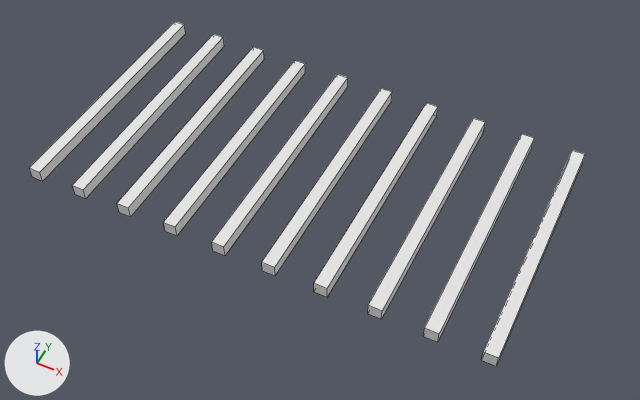
One commit to the FBX model Kits/SM_Beams Ceiling_a.fbx: the scene before it, then after it.
Camera for both pictures: a 50 mm lens placed at (9.95, -12.92, 12.05), pointed at (4.93, -2.88, -0.51). Lighting does not change. The marker at lower left points along +X, +Y and +Z. The first picture is the older version. Mesh edges are drawn as thin lines. Where no turn or scale is listed for an object, it has been applied to the vertices.

Script lines for the objects in view, before the commit:
```python
me_cube_215 = bpy.data.meshes.new('Cube.215')
me_cube_215.from_pydata(...)  # 80 vertices, 60 faces; spans x -0.12..9.13, y -5.0..0.03, z -0.25..0.0
ob_beams_ceiling_a = bpy.data.objects.new('Beams Ceiling_a', me_cube_215)
ob_beams_ceiling_a.location = (0.0, 0.0, 0.0)
```
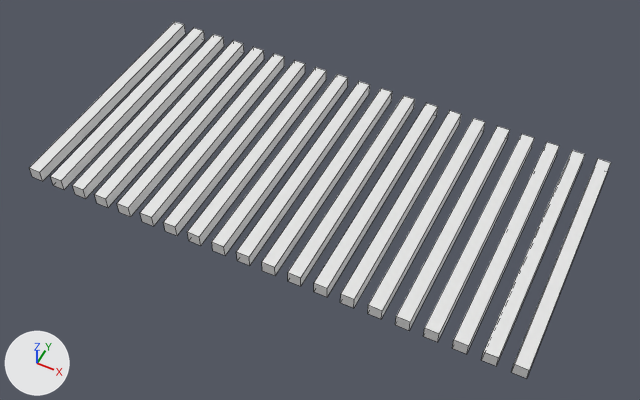
The change, as a diff of the scene's bpy script:
```diff
--- a/Kits/SM_Beams Ceiling_a.fbx.py
+++ b/Kits/SM_Beams Ceiling_a.fbx.py
@@ me_cube_215 @@
 # used by ob_beams_ceiling_a; location = (0.0, 0.0, 0.0)
-me_cube_215.from_pydata(...)  # 80 vertices, 60 faces; spans x -0.12..9.13, y -5.0..0.03, z -0.25..0.0
+me_cube_215.from_pydata(...)  # 160 vertices, 120 faces; spans x -0.12..9.63, y -5.0..0.03, z -0.25..0.0
+# me_cube_215 part 1: a new loose piece, a box spanning x 0.38..0.63, y -5.0..0.03, z -0.25..0.0
+# me_cube_215 part 2: a new loose piece, a box spanning x 1.38..1.63, y -5.0..0.03, z -0.25..0.0
+# me_cube_215 part 3: a new loose piece, a box spanning x 2.38..2.63, y -5.0..0.03, z -0.25..0.0
+# me_cube_215 part 4: a new loose piece, a box spanning x 3.38..3.63, y -5.0..0.03, z -0.25..0.0
+# me_cube_215 part 5: a new loose piece, a box spanning x 4.38..4.63, y -5.0..0.03, z -0.25..0.0
+# me_cube_215 part 6: a new loose piece, a box spanning x 5.38..5.63, y -5.0..0.03, z -0.25..0.0
+# me_cube_215 part 7: a new loose piece, a box spanning x 6.38..6.63, y -5.0..0.03, z -0.25..0.0
+# me_cube_215 part 8: a new loose piece, a box spanning x 7.38..7.63, y -5.0..0.03, z -0.25..0.0
+# me_cube_215 part 9: a new loose piece, a box spanning x 8.38..8.63, y -5.0..0.03, z -0.25..0.0
+# me_cube_215 part 10: a new loose piece, a box spanning x 9.38..9.63, y -5.0..0.03, z -0.25..0.0
```

Changed parts and their boxes [x1, y1, x2, y2] in the pictures (640 x 400 px):
'Beams Ceiling_a', reshaped: before [29, 22, 585, 366]; after [29, 22, 611, 378]
part 1 of me_cube_215, added: after [51, 28, 205, 190]
part 2 of me_cube_215, added: after [95, 41, 244, 208]
part 3 of me_cube_215, added: after [140, 54, 284, 226]
part 4 of me_cube_215, added: after [187, 67, 326, 245]
part 5 of me_cube_215, added: after [237, 81, 370, 265]
part 6 of me_cube_215, added: after [288, 96, 415, 286]
part 7 of me_cube_215, added: after [340, 111, 461, 308]
part 8 of me_cube_215, added: after [395, 126, 509, 330]
part 9 of me_cube_215, added: after [452, 142, 559, 354]
part 10 of me_cube_215, added: after [512, 159, 611, 378]
